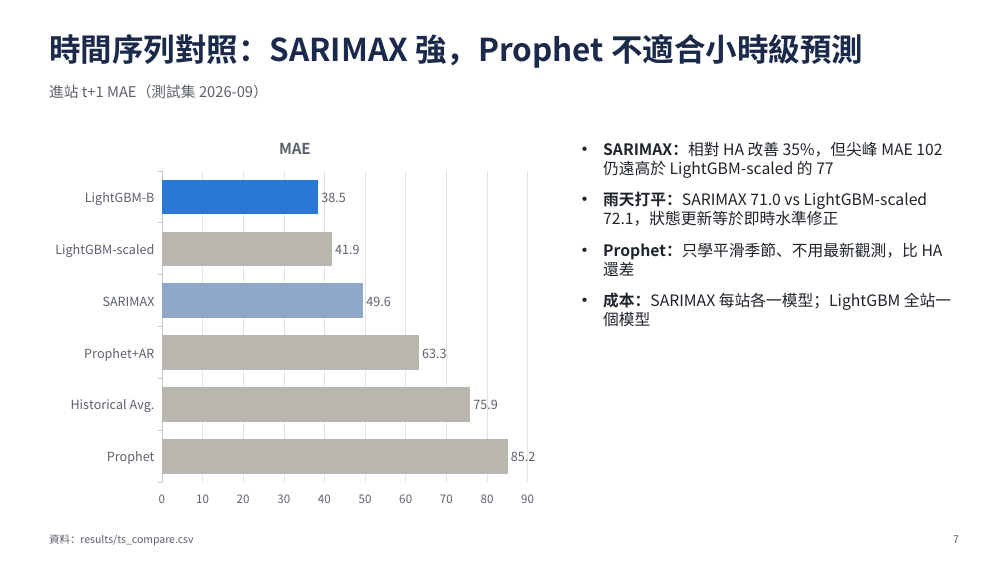
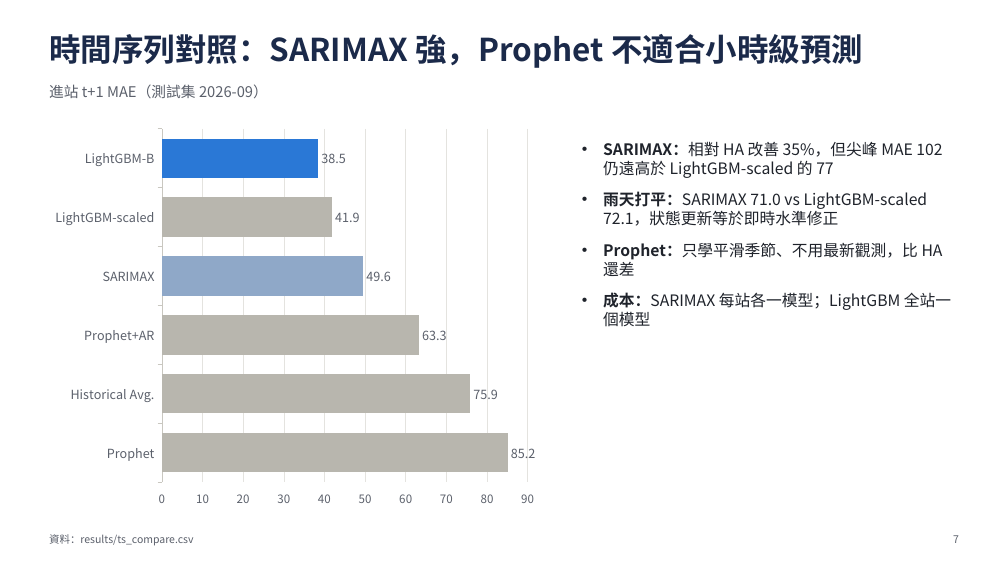
Before and after one commit to ChiJiun/taipei-mrt-crowd-forecast, a slide deck: slide 7 of report/slides.pptx. Drawn at 1008x567 pixels with LibreOffice and Linux fonts; fonts in the diff are those of the drawing. Boxes give left, top, right and bottom in pixels: in the first picture for what was removed or moved away, otherwise in the second. Text is boxed around its words. In the diff, an @@ line names an element or a change of style, - is before the commit and + after.

```diff
--- a/report/slides.pptx
+++ b/report/slides.pptx
@@ bar chart at box(45, 121, 544, 514) @@
@@ title "MAE" removed @@
-MAE: 85.2, 75.9, 63.3, 49.6, 41.9, 38.5
+Series 1: 85.2, 75.9, 63.3, 49.6, 41.9, 38.5
```
Also in this commit, not shown: 6 other slides changed, 4 other files.
